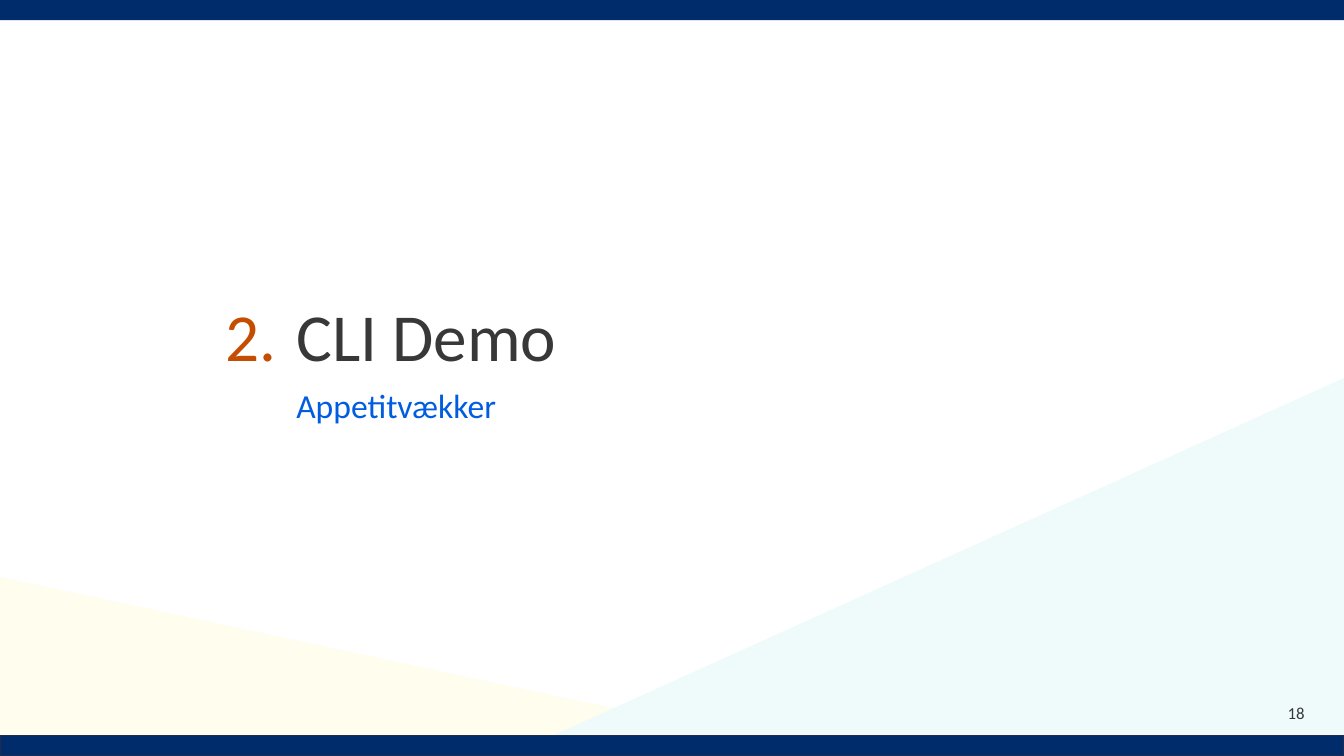
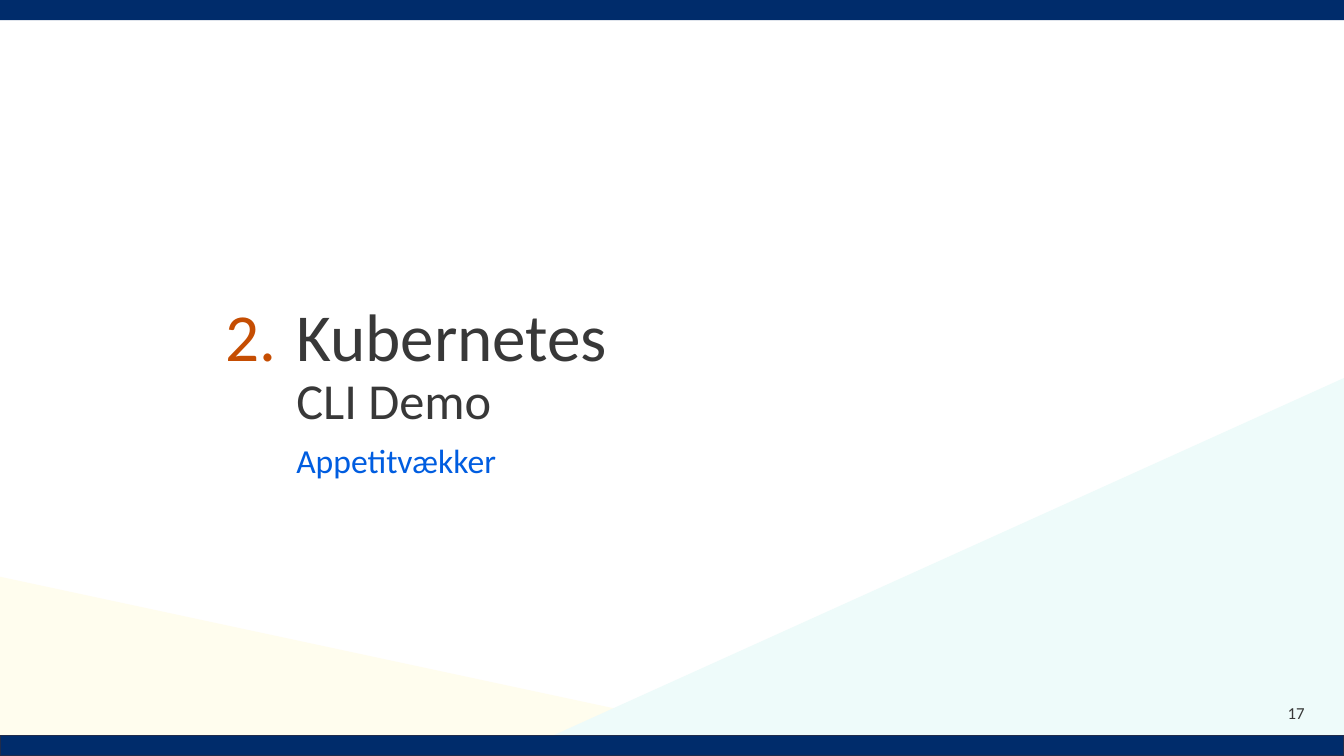
Before and after one commit to Notalib/workshop-kubernetes, a slide deck: slide 17 of Kubernetes_workshop.pptx (slide 18 before the commit). Drawn at 1344x756 pixels with LibreOffice and Linux fonts; fonts in the diff are those of the drawing; background and template pictures are left out. Boxes give left, top, right and bottom in pixels: in the first picture for what was removed or moved away, otherwise in the second. Text is boxed around its words. In the diff, an @@ line names an element or a change of style, - is before the commit and + after.

```diff
--- a/Kubernetes_workshop.pptx
+++ b/Kubernetes_workshop.pptx
@@ text at (x1=296, y1=314, x2=607, y2=420): text changed @@
-CLI Demo
+Kubernetes
+CLI Demo
@@ page number at (x1=1288, y1=708, x2=1305, y2=719): text changed @@
-18
+17
```
Also in this commit, not shown: 13 other slides changed, 6 slides added, 3 slides removed, 10 other files.
